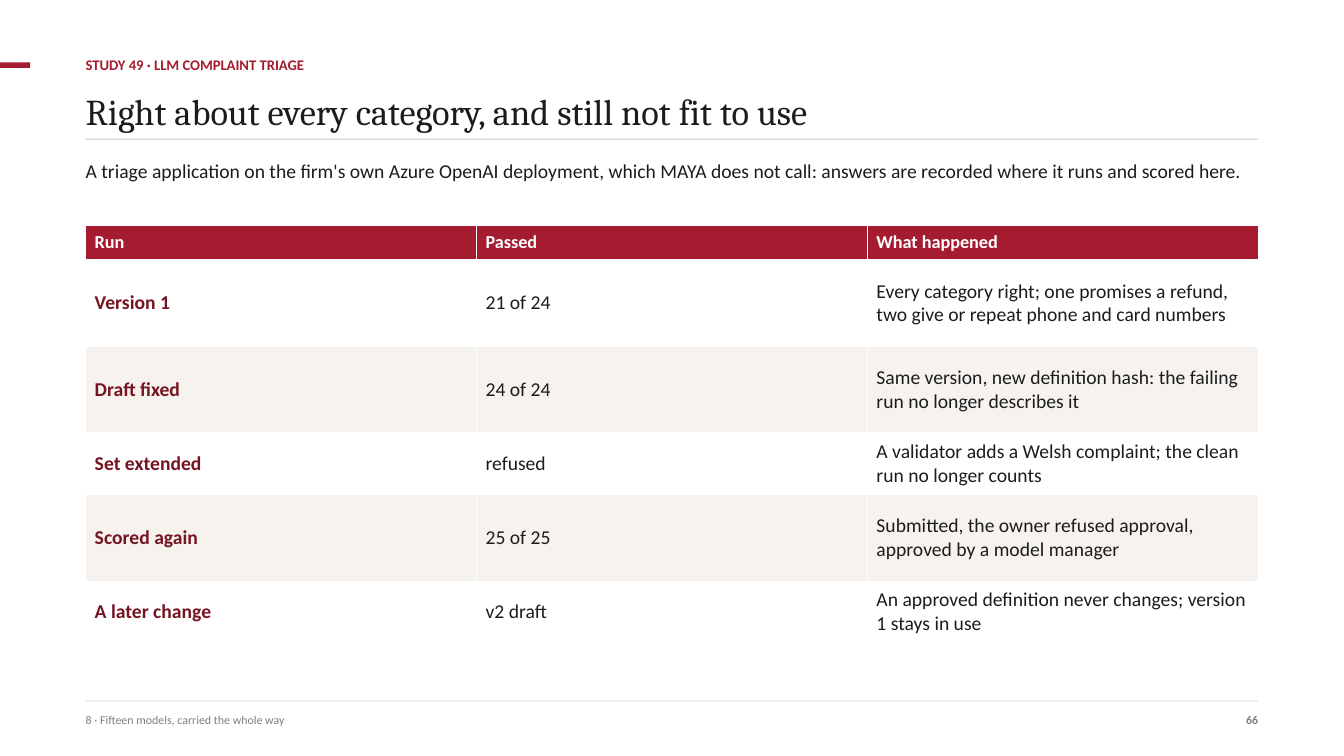
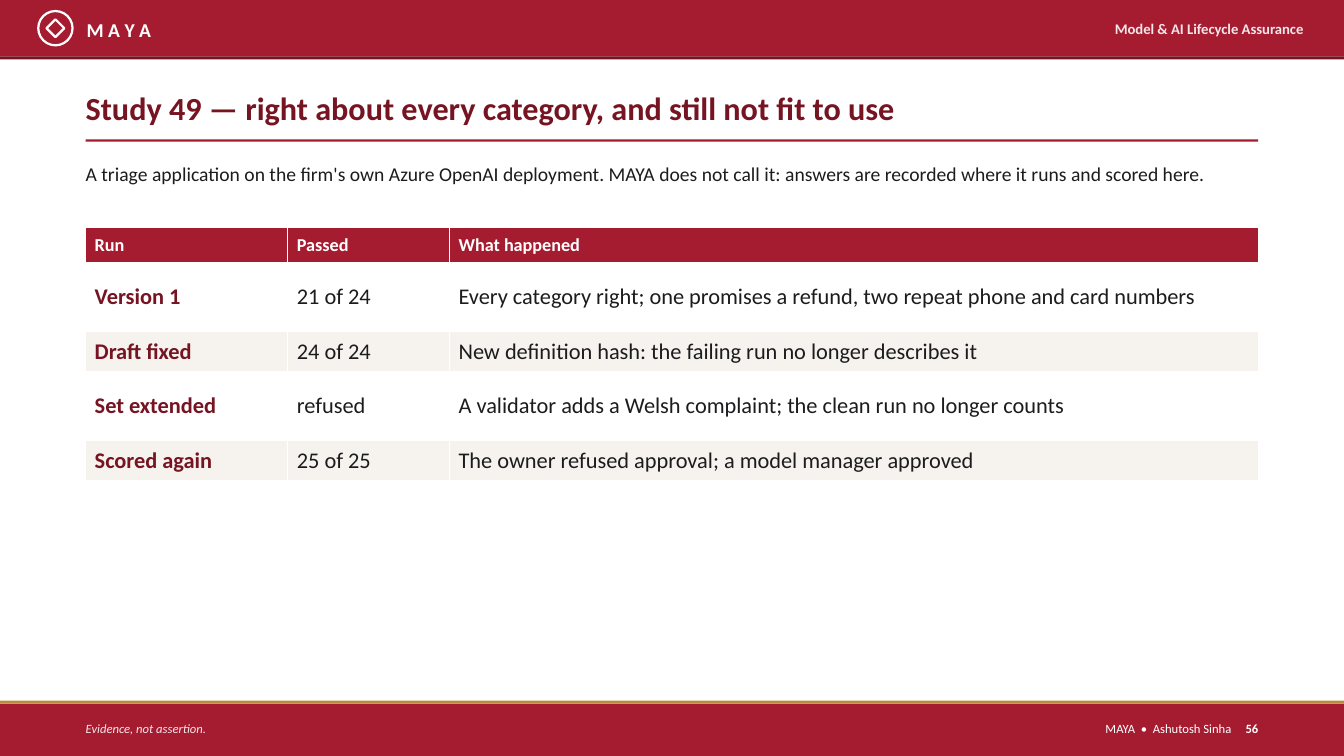
Before and after one commit to ajsinha/maya, a slide deck: slide 56 of docs/publications/MAYA-Model-Management-Formalism-and-System-Design.pptx (slide 66 before the commit). Drawn at 1344x756 pixels with LibreOffice and Linux fonts; fonts in the diff are those of the drawing. Boxes give left, top, right and bottom in pixels: in the first picture for what was removed or moved away, otherwise in the second. Text is boxed around its words. In the diff, an @@ line names an element or a change of style, - is before the commit and + after.

Commit message:
The deck retold as a briefing: TL;DR, ten principles, supervisors' words, architecture, a model's journey, then eight parts with screenshots, worked studies and a graded comparison, in MAYA's crimson; landing page numbers counted from the code

```diff
--- a/docs/publications/MAYA-Model-Management-Formalism-and-System-Design.pptx
+++ b/docs/publications/MAYA-Model-Management-Formalism-and-System-Design.pptx
@@ rectangle added at (x1=0, y1=0, x2=1344, y2=56), fill #A51C30 @@
@@ ellipse added at (x1=38, y1=11, x2=73, y2=45), outline #FFFFFF 1.6 pt @@
@@ diamond added at (x1=46, y1=19, x2=65, y2=37), outline #FFFFFF 1.6 pt @@
@@ text added at (x1=87, y1=24, x2=151, y2=37), 14 pt, text #FFFFFF, bold @@
+M A Y A
@@ text added at (x1=1115, y1=23, x2=1304, y2=37), 10.5 pt, text #F6E6E9, bold @@
+Model & AI Lifecycle Assurance
@@ rectangle added at (x1=0, y1=56, x2=1344, y2=59), fill #761422 @@
@@ rectangle removed at (x1=0, y1=63, x2=30, y2=69) @@
@@ text removed at (x1=86, y1=60, x2=304, y2=70) @@
-STUDY 49 · LLM COMPLAINT TRIAGE
@@ text at (x1=86, y1=97, x2=894, y2=126): text changed; size 26 to 23 pt; font Cambria to Calibri; text colour #1C1C1E to #761422; bold on @@
-Right about every category, and still not fit to use
+Study 49 — right about every category, and still not fit to use
@@ rectangle at (x1=86, y1=139, x2=1258, y2=141): fill #D8D4CF to #A51C30 @@
@@ text at (x1=86, y1=167, x2=1204, y2=185): text changed @@
-A triage application on the firm's own Azure OpenAI deployment, which MAYA does not call: answers are recorded where it runs and scored here.
+A triage application on the firm's own Azure OpenAI deployment. MAYA does not call it: answers are recorded where it runs and scored here.
@@ table at (x1=86, y1=228, x2=1258, y2=482) @@
-row 2, column 3: Every category right; one promises a refund, two give or repeat phone and card numbers
+row 2, column 3: Every category right; one promises a refund, two repeat phone and card numbers
-row 3, column 3: Same version, new definition hash: the failing run no longer describes it
+row 3, column 3: New definition hash: the failing run no longer describes it
-row 5: Scored again | 25 of 25 | Submitted, the owner refused approval, approved by a model manager
-row 6: A later change | v2 draft | An approved definition never changes; version 1 stays in use
+row 5: Scored again | 25 of 25 | The owner refused approval; a model manager approved
@@ rectangle resized from (x1=86, y1=701, x2=1258, y2=702) to (x1=0, y1=701, x2=1344, y2=704) @@
@@ rectangle at (x1=0, y1=701, x2=1344, y2=704): fill #D8D4CF to #B88B3D @@
@@ rectangle added at (x1=0, y1=704, x2=1344, y2=756), fill #A51C30 @@
@@ text removed at (x1=86, y1=716, x2=284, y2=726) @@
-8 · Fifteen models, carried the whole way
@@ text removed at (x1=1246, y1=716, x2=1258, y2=724) @@
-66
@@ text added at (x1=86, y1=724, x2=206, y2=734), 9 pt, text #F6E6E9, italic @@
+Evidence, not assertion.
@@ text added at (x1=1105, y1=724, x2=1259, y2=733), 9 pt, text #FFFFFF @@
+MAYA • Ashutosh Sinha 56
```
Also in this commit, not shown: 30 other slides changed, 38 slides added, 41 slides removed, 19 other files.
